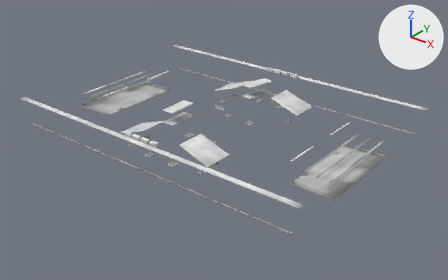
A saved change to the glTF model crates/client/assets/models/overpass/overpass_blast_dark.glb.
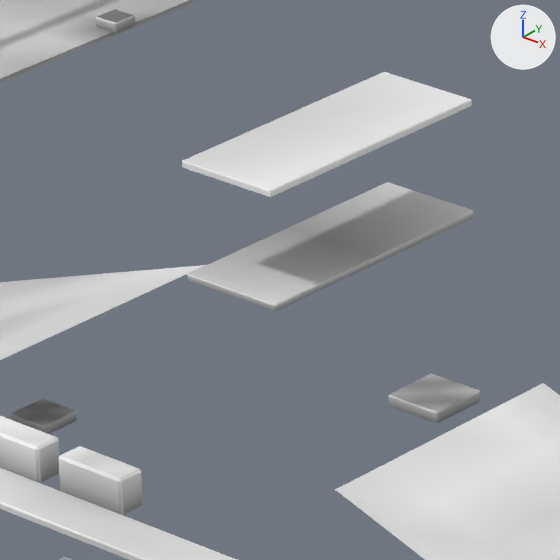
Old and new are each drawn whole from a 50 mm camera at (71.5, -88.2, 52.6) aimed at (2.1, -1.4, -1.2) and again close up on the part from 32% to 45% of the width and 33% to 54% of the height. The axes (+X, +Y, +Z) are drawn at upper right. The lights are the same throughout. The first two pictures are the older version. Vertices at exactly the same position are counted once.

Names of what the first close-up shows: 'blast_dark'.
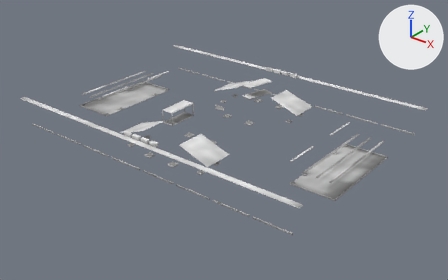
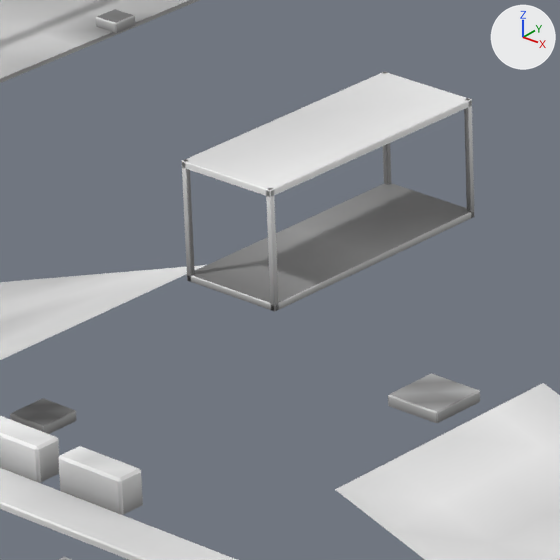
Location of each change, [x1, y1, x2, y2] in pixels of the close-ups (560 x 560 px):
part 1 of me_blast_dark, built on
    before: [182, 72, 474, 311]
    after: [182, 72, 475, 311]
part 2 of me_blast_dark, recoloured (light grey to grey)
    both: [191, 183, 471, 304]

The change, as a list of edits to the scene's bpy script:
```text
Change me_blast_dark:
    used by ob_blast_dark; location = (0.0, 0.0, 0.0)
    remove me_blast_dark.from_pydata(...)  # 4631 vertices, 7486 faces; spans x -33.0..33.0, y -23.0..23.0, z -0.1..7.6
    add me_blast_dark.from_pydata(...)  # 4715 vertices, 7638 faces; spans x -33.0..33.0, y -23.0..23.0, z -0.1..7.6
    me_blast_dark part 1
    78 faces are deleted
    84 vertices are added at x -3.5..-1.1, y -12.6..-6.6, z 5.0..7.6
    230 new faces join them
    me_blast_dark part 2: 64 kept faces spanning x -7.1..7.1, y -23.0..23.0, z 5.0..7.5 get new vertex colours; the middle colour goes from light grey #d1d1d1 to grey #bebebe
    other edits to the shape of me_blast_dark do not show in these pictures
```
